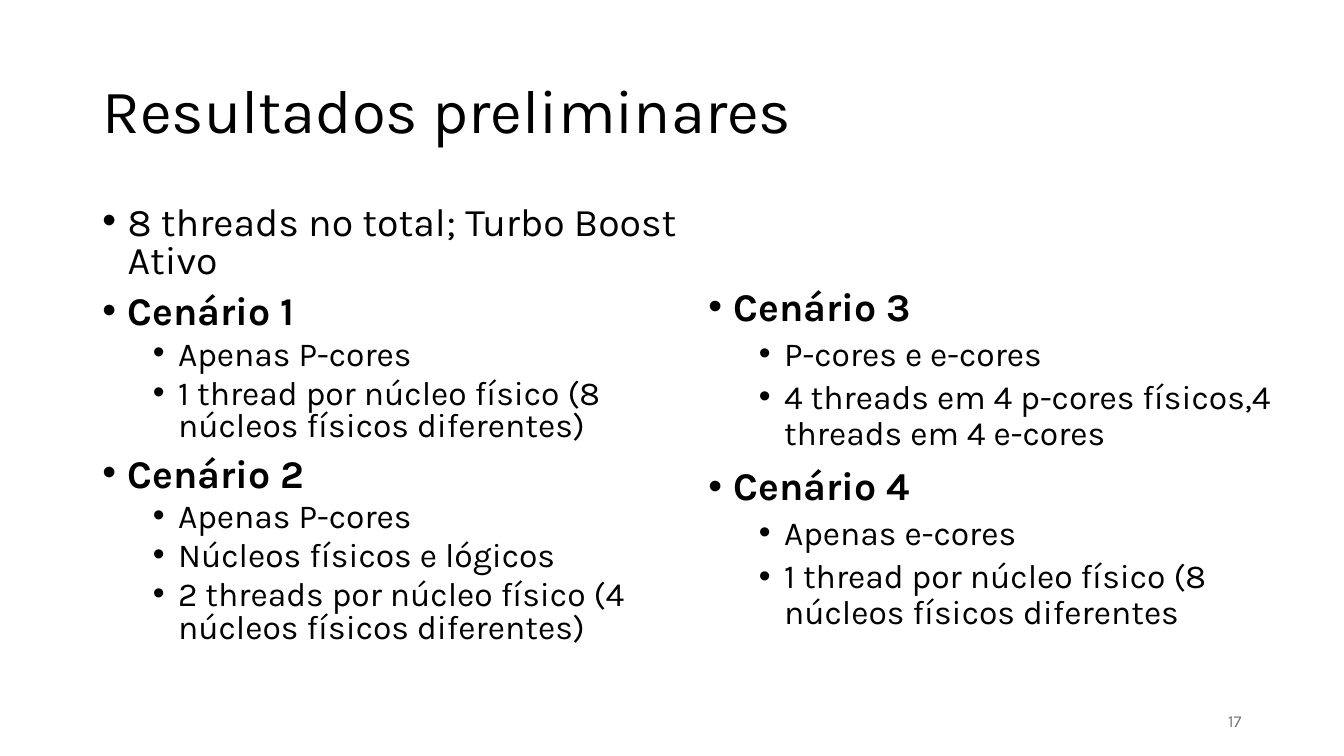
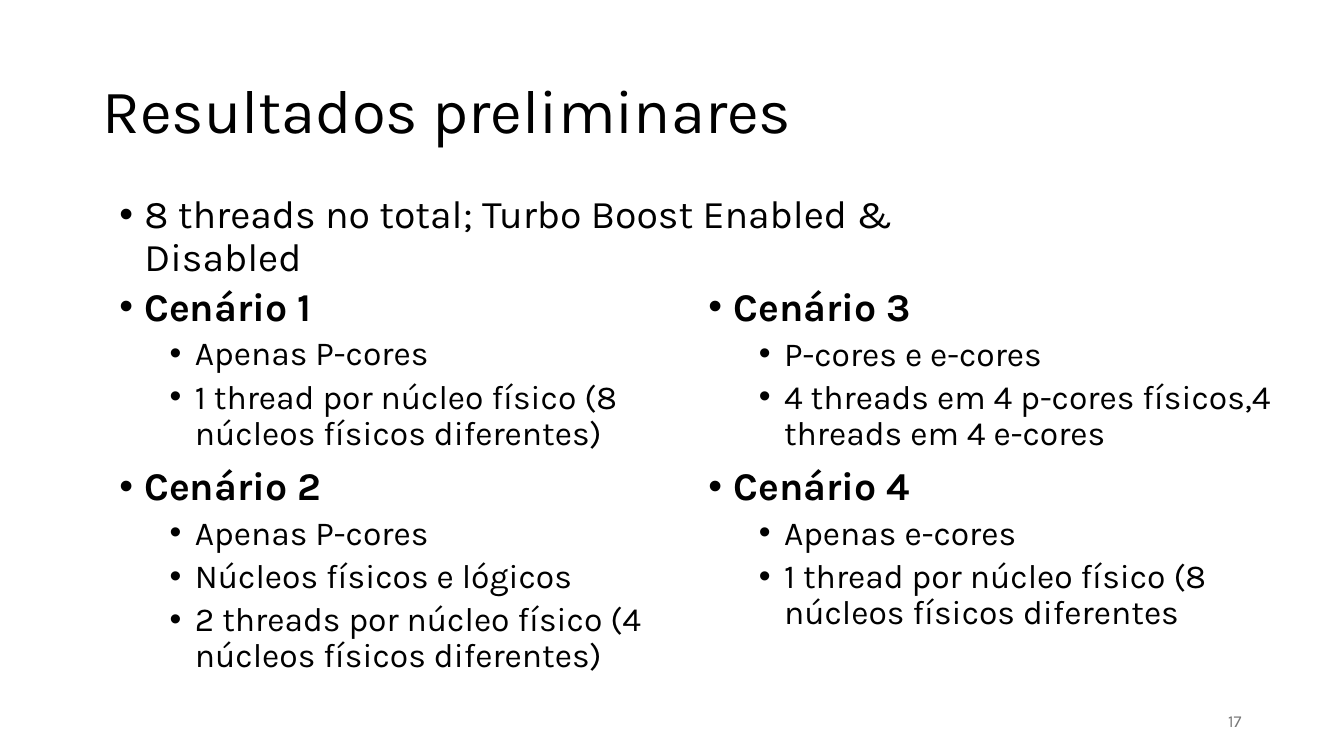
Before and after one commit to jlggross/TF-cmp223, a slide deck: slide 17 of 02-Parcial/02-Parcial-Apresentacao.pptx. Drawn at 1344x756 pixels with LibreOffice and Linux fonts; fonts in the diff are those of the drawing. Boxes give left, top, right and bottom in pixels: in the first picture for what was removed or moved away, otherwise in the second. Text is boxed around its words. In the diff, an @@ line names an element or a change of style, - is before the commit and + after.

```diff
--- a/02-Parcial/02-Parcial-Apresentacao.pptx
+++ b/02-Parcial/02-Parcial-Apresentacao.pptx
@@ text at box(128, 209, 676, 275): paragraph removed @@
-• 8 threads no total; Turbo Boost Ativo
@@ text added at box(144, 201, 848, 272), 28 pt, text #000000 @@
+• 8 threads no total; Turbo Boost Enabled & Disabled
@@ text "Cenário 1": place and size @@
-text "Cenário 1" at box(128, 209, 676, 643)
+text "Cenário 1" at box(144, 290, 641, 671)
@@ text "Cenário 1" at box(144, 290, 641, 671): line spacing 0.8 to 0.9 @@
```
Also in this commit, not shown: 10 other slides changed, 1 other file.
